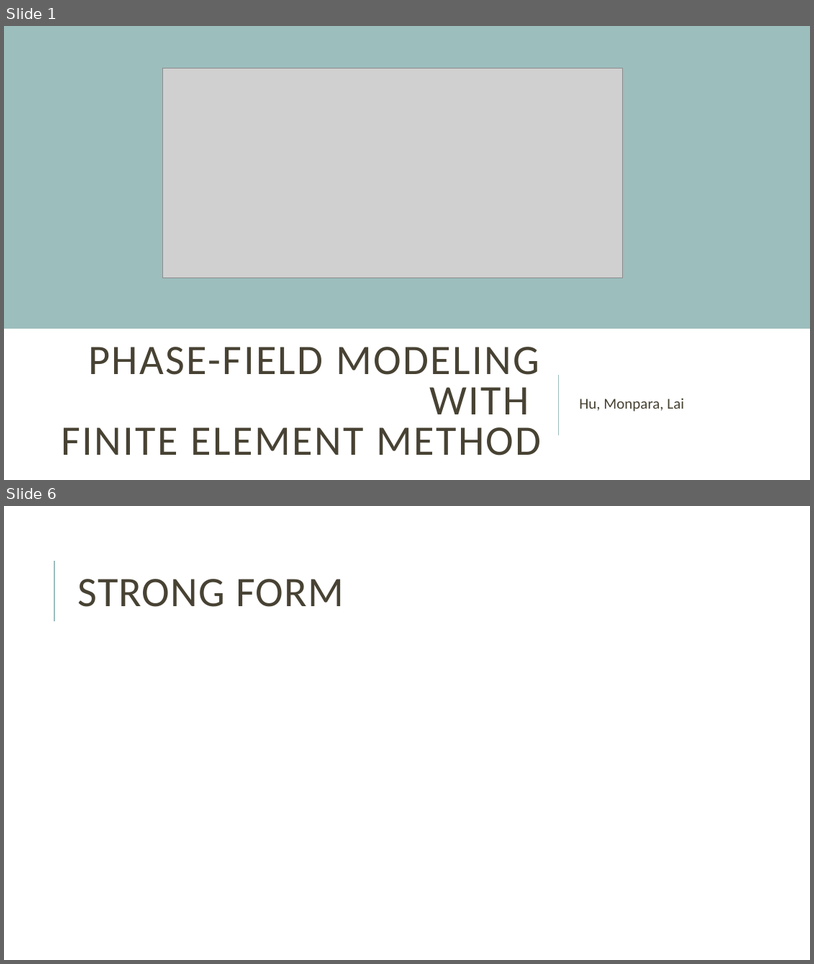
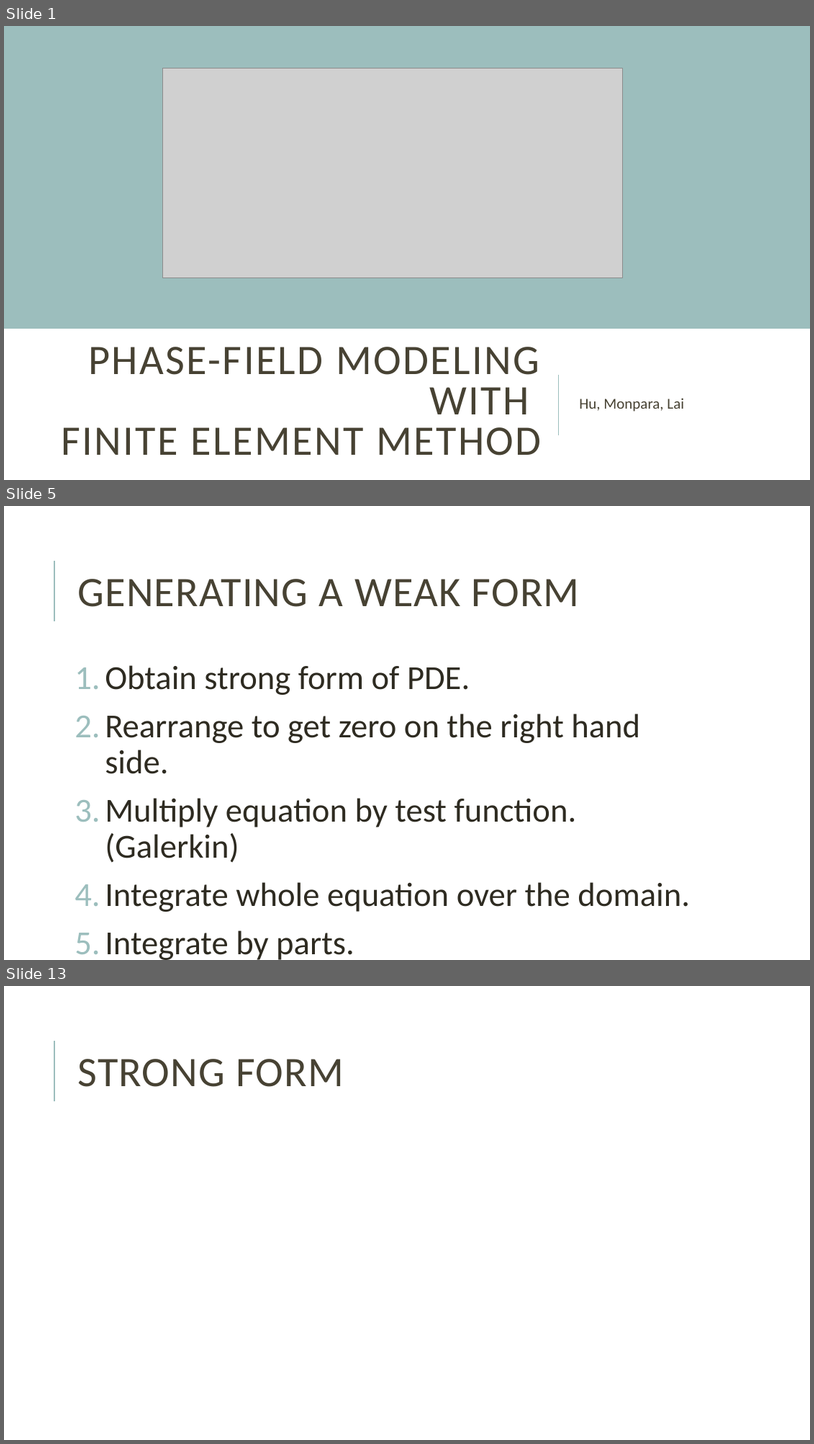
Before and after one commit to mblai35/Phase-FieldModelingFEM, a slide deck: PFMFEM.pptx. Shown one above the other, each under a label of ours: slides 1 and 6 before the commit, slides 1, 5 and 13 after it; the slides between them are not shown. The pictures are 814x964 and 814x1444 pixels, drawn with LibreOffice and Linux fonts; fonts in the diff are those of the drawing; grey boxes stand for pictures. Boxes give left, top, right and bottom in pixels: in the first picture for what was removed or moved away, otherwise in the second. Text is boxed around its words. In the diff, an @@ line names an element or a change of style, - is before the commit and + after.

```diff
--- a/PFMFEM.pptx
+++ b/PFMFEM.pptx
@@ slide 5 added at box(4, 506, 810, 960), background #FFFFFF; not listed: 1 template element that a slide beside it also shows @@
@@ title added at box(77, 579, 580, 607), 50 pt, text #474233 @@
+GENERATING A WEAK FORM
@@ text added at box(105, 665, 690, 960), 40 pt, text #2E2B21 @@
+1. Obtain strong form of PDE.
+2. Rearrange to get zero on the right hand side.
+3. Multiply equation by test function. (Galerkin)
+4. Integrate whole equation over the domain.
+5. Integrate by parts.
@@ what was slide 6 is now slide 13 @@
```
Also in this commit, not shown: 4 slides changed, 7 other slides added, 2 other files.
